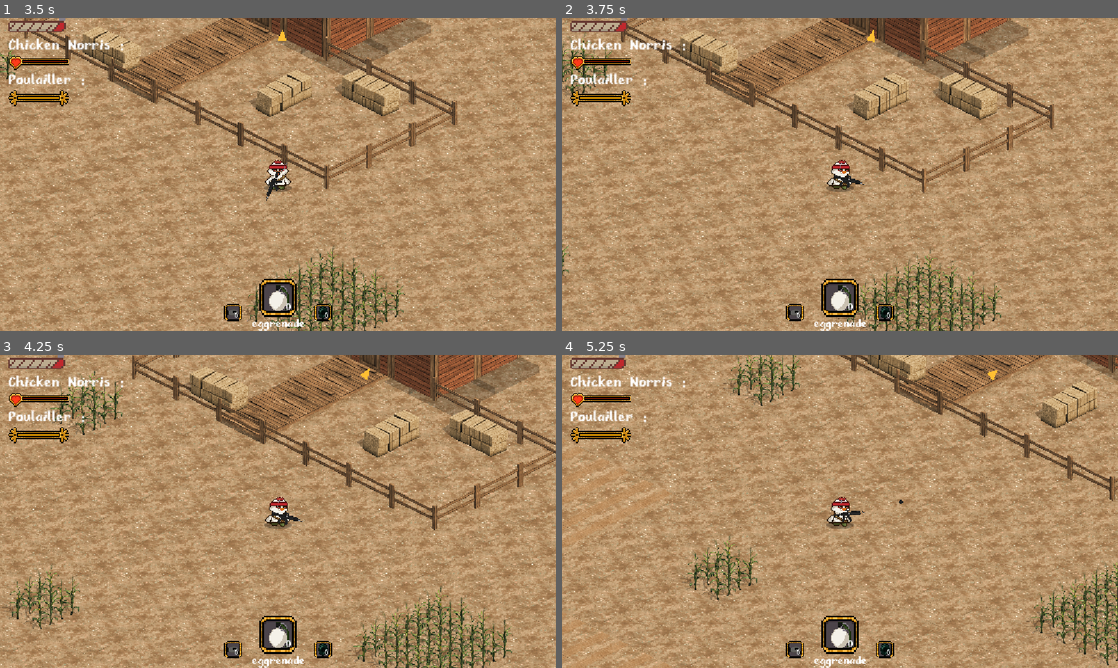
Above: before the commit, frames 1-4 (two rows, left to right).
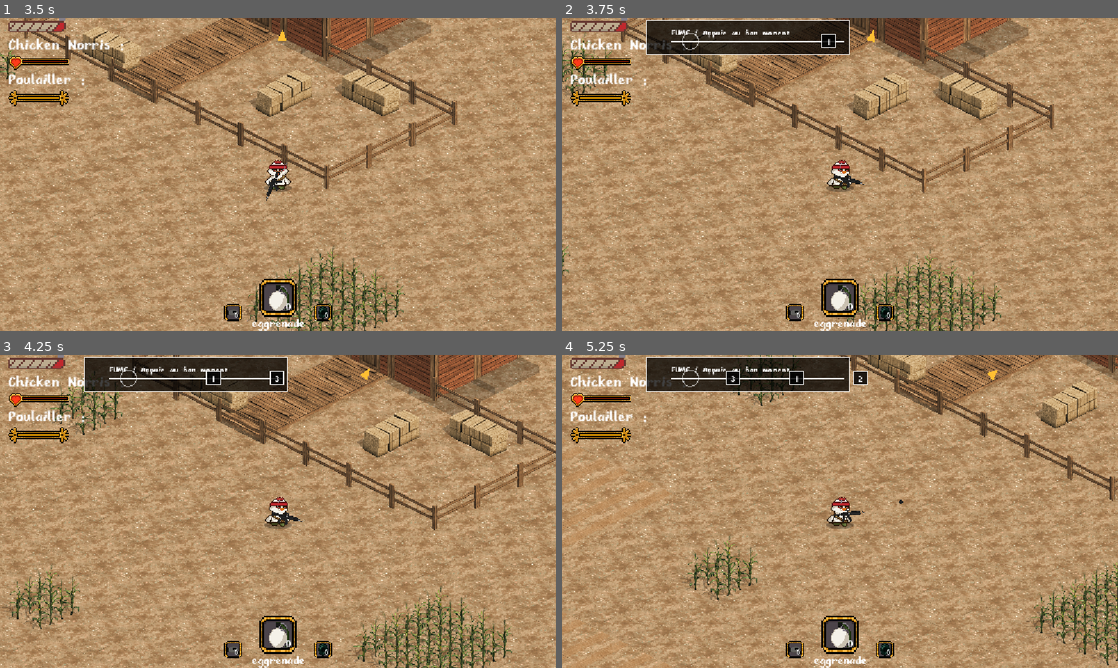
Above: after the commit, the same moments.

Repository: Xuniy/EpicFails_ezwinGameJam
Game: Godot game, scene res://scences/world_test.tscn
The game is run twice, just before and just after one commit, with the same random seed, the same clock (stepped at 60 frames per second) and the same inputs.
Inputs (mouse positions are in pixels of both pictures, inside the frame that each line leads up to):
- Up to frame 1 (3.5 s): tap Enter at 0.5 s; move the mouse to (400, 158) at 0.52 s; hold D (droite) 0.53-1.28 s; tap 1 at 0.6, 3.05 s; click (400, 158) at 0.67 s; tap 2 at 0.8, 1.35 s; move the mouse to (166, 190) at 1.27 s; hold S (bas) 1.28-2.03 s; tap 3 at 1.55, 2.1 s; move the mouse to (333, 105) at 2.02 s; hold D (droite) 2.03-2.78 s; tap 4 at 2.3, 2.85 s; move the mouse to (250, 237) at 2.77 s; hold W (haut) from 2.78 s (still down); click (250, 237) at 2.92 s
- Up to frame 2 (3.75 s): move the mouse to (1006, 221) at 3.52 s; release W (haut) at 3.53 s; hold A (gauche) from 3.53 s (still down); tap 1 at 3.6 s
- Up to frame 3 (4.25 s): keep holding A (gauche); tap 2 at 3.8 s
- Up to frame 4 (5.25 s): move the mouse to (673, 464) at 4.27 s; tap 2 at 4.35 s; tap 3 at 4.55, 5.1 s; move the mouse to (867, 511) at 5.02 s; release A (gauche) at 5.03 s; hold S (bas) from 5.03 s (still down); click (867, 511) at 5.17 s

Frame 1 is identical in both runs. In frame 2, 4.1% of the frame differs, in the area x 15-52%, y 0-12%; in frame 3, 4.1%; in frame 4, 4.2%, in the area x 15-55%, y 0-12%.

Commit message:
Mini-jeu de rythme au clavier : A pour ouvrir/fermer, 1-4 pour les voies ; affichage chiffres ou icônes manette selon l'appareil
Co-Authored-By: Claude Haiku 5.5 <noreply@anthropic.com>
Claude-Session: https://claude.ai/code/session_01UwiPo7oy1NG6R3wQqBUMa4

Diff:
--- a/scripts/rhythm_game.gd
+++ b/scripts/rhythm_game.gd
@@ -3,7 +3,8 @@
 
 ## Mini-jeu de rythme pour fumer : une seule ligne horizontale. Les boutons arrivent
 ## vers la cible ; une bonne touche au bon moment ajoute 5 s au joint (plafonné à sa durée).
-## Une mauvaise touche ne fait rien. Démarré par la croix haut quand le joint n'est pas plein.
+## Une mauvaise touche ne fait rien. Démarré par la croix haut (manette) ou la touche A (clavier) quand le joint n'est pas plein.
+## Voies au clavier : touches 1 2 3 4. Affichage manette ou clavier selon le dernier appareil branché.
 
 class NoteData:
 	var lane: int
@@ -22,6 +23,9 @@
 # Ordre des voies : Y, X, A, B (chaque note est un de ces boutons).
 const LANE_BUTTONS := [JOY_BUTTON_Y, JOY_BUTTON_X, JOY_BUTTON_A, JOY_BUTTON_B]
 const START_BUTTON: int = JOY_BUTTON_DPAD_UP
+const START_KEY: Key = KEY_A
+const KEY_LANES := [KEY_1, KEY_2, KEY_3, KEY_4]
+const KEY_LABELS := ["1", "2", "3", "4"]
 const NOTE_COUNT: int = 16
 const NOTE_STEP: float = 0.6
 const START_DELAY: float = 1.5
@@ -41,11 +45,13 @@
 var amount_at_start: float = 0.0
 var result_timer: float = 0.0
 var result_text: String = ""
+var using_gamepad: bool = false
 
 
 func _ready() -> void:
 	mouse_filter = Control.MOUSE_FILTER_IGNORE
 	texture_filter = CanvasItem.TEXTURE_FILTER_NEAREST
+	using_gamepad = not Input.get_connected_joypads().is_empty()
 	visible = false
 
 
@@ -65,20 +71,34 @@
 
 
 func _unhandled_input(event: InputEvent) -> void:
-	if not (event is InputEventJoypadButton) or not event.pressed:
+	var is_start := false
+	var lane := -1
+	if event is InputEventJoypadButton:
+		var pad := event as InputEventJoypadButton
+		if not pad.pressed:
+			return
+		using_gamepad = true
+		is_start = pad.button_index == START_BUTTON
+		lane = LANE_BUTTONS.find(pad.button_index)
+	elif event is InputEventKey:
+		var key := event as InputEventKey
+		if not key.pressed or key.echo:
+			return
+		using_gamepad = false
+		is_start = key.keycode == START_KEY
+		lane = KEY_LANES.find(key.keycode)
+	else:
 		return
 
 	if active:
 		# La même touche que pour l'ouvrir ferme le mini-jeu.
-		if event.button_index == START_BUTTON:
+		if is_start:
 			_close()
 			get_viewport().set_input_as_handled()
-			return
-		var lane: int = LANE_BUTTONS.find(event.button_index)
-		if lane != -1:
+		elif lane != -1:
 			_try_hit(lane)
 			get_viewport().set_input_as_handled()
-	elif event.button_index == START_BUTTON and joint and joint.amount < 1.0:
+	elif is_start and joint and joint.amount < 1.0:
 		_start()
 		get_viewport().set_input_as_handled()
 
@@ -135,6 +155,13 @@
 	result_timer = RESULT_DURATION
 
 
+# Touche clavier dessinée dans un petit carré, à la place de l'icône manette.
+func _draw_key_label(rect: Rect2, label: String, font: Font) -> void:
+	draw_rect(rect, Color(0, 0, 0, 0.85))
+	draw_rect(rect, Color.WHITE, false, 2.0)
+	draw_string(font, Vector2(rect.position.x, rect.position.y + rect.size.y * 0.5 + FONT_SIZE * 0.35), label, HORIZONTAL_ALIGNMENT_CENTER, rect.size.x, FONT_SIZE, Color.WHITE)
+
+
 func _draw() -> void:
 	var font: Font = get_theme_default_font()
 	var panel := Rect2(Vector2.ZERO, size)
@@ -163,11 +190,11 @@
 			var x: float = TARGET_X + (note.time - song_time) * NOTE_SPEED
 			if x < -icon or x > size.x + icon:
 				continue
-			draw_texture_rect(
-				BUTTON_TEXTURES[note.lane],
-				Rect2(x - icon * 0.5, line_y - icon * 0.5, icon, icon),
-				false
-			)
+			var rect := Rect2(x - icon * 0.5, line_y - icon * 0.5, icon, icon)
+			if using_gamepad:
+				draw_texture_rect(BUTTON_TEXTURES[note.lane], rect, false)
+			else:
+				_draw_key_label(rect, KEY_LABELS[note.lane], font)
 
 	elif result_timer > 0.0:
 		draw_rect(panel, Color(0, 0, 0, 0.75))
